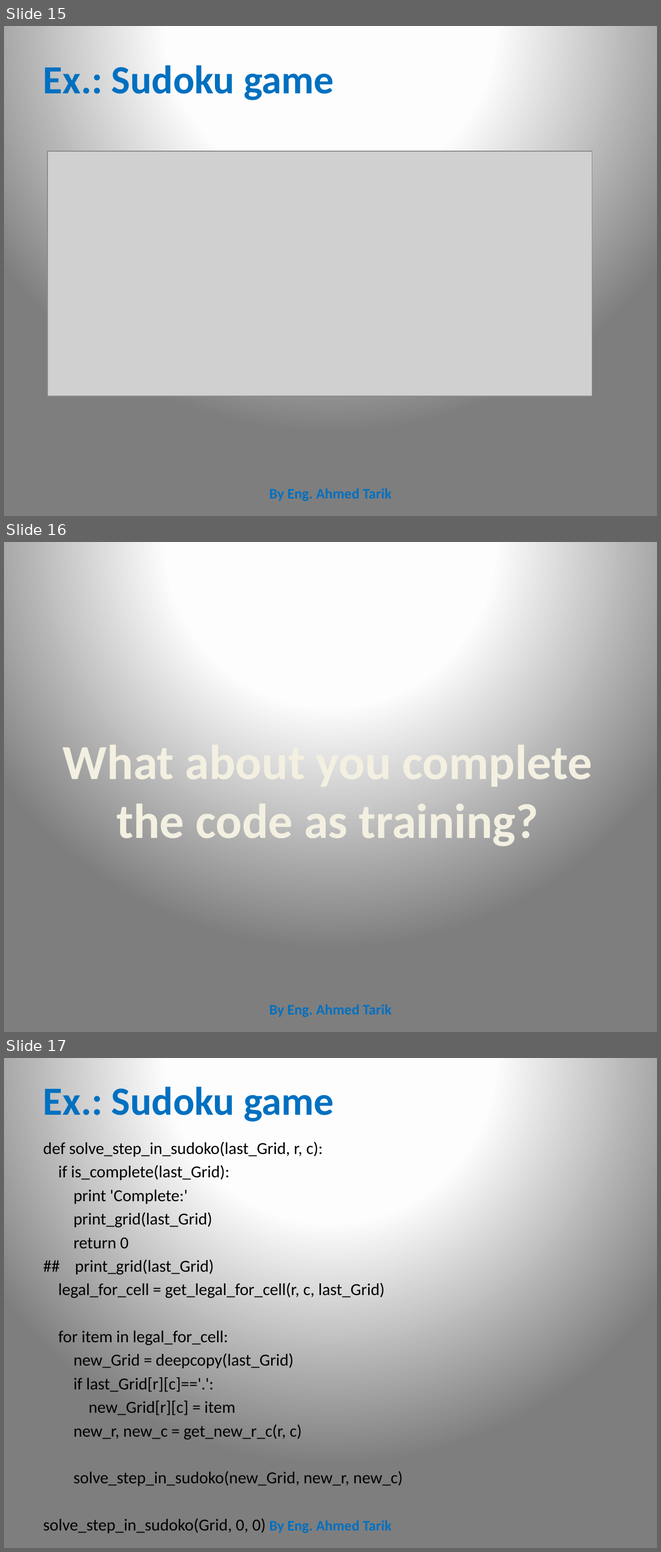
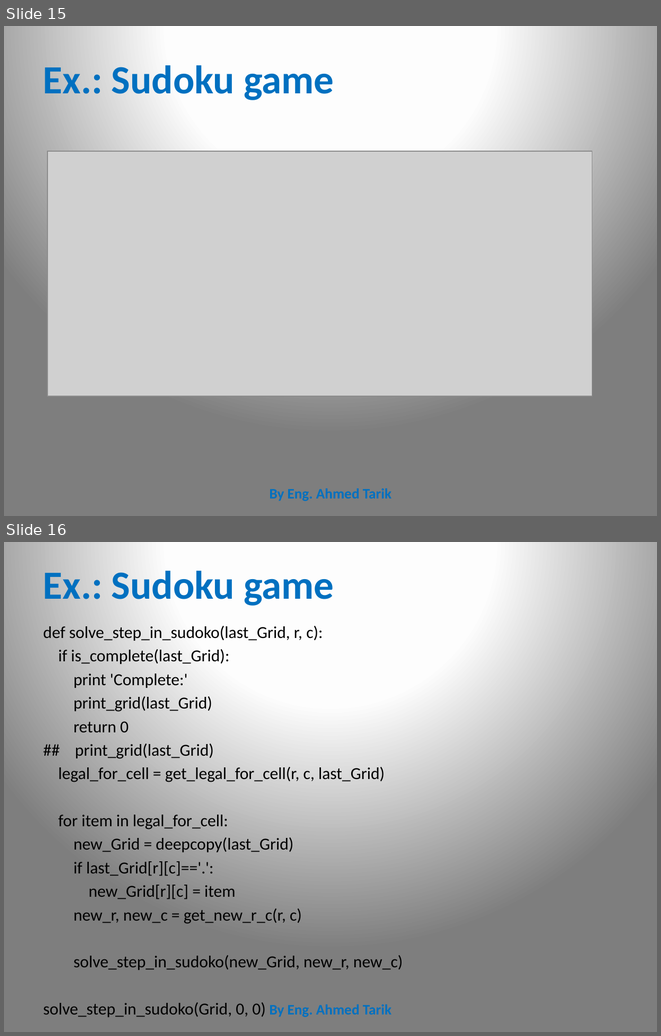
Before and after one commit to CharaD7/AI-class-1, a slide deck: sudoku.pptx. Shown one above the other, each under a label of ours: slides 15, 16 and 17 before the commit, slides 15 and 16 after it. The pictures are 661x1552 and 661x1036 pixels, drawn with LibreOffice and Linux fonts; fonts in the diff are those of the drawing; grey boxes stand for pictures. Boxes give left, top, right and bottom in pixels: in the first picture for what was removed or moved away, otherwise in the second. Text is boxed around its words. In the diff, an @@ line names an element or a change of style, - is before the commit and + after.

```diff
--- a/sudoku.pptx
+++ b/sudoku.pptx
@@ slide 16 removed at (x1=4, y1=542, x2=657, y2=1032), background gradient #FFFFFF to #FEFEFE to #7F7F7F @@
@@ text removed at (x1=63, y1=733, x2=592, y2=846) @@
-What about you complete the code as training?
@@ text removed at (x1=270, y1=1004, x2=391, y2=1017) @@
-By Eng. Ahmed Tarik
@@ what was slide 17 is now slide 16 @@
```
Also in this commit, not shown: 2 slides changed, 3 other files.
